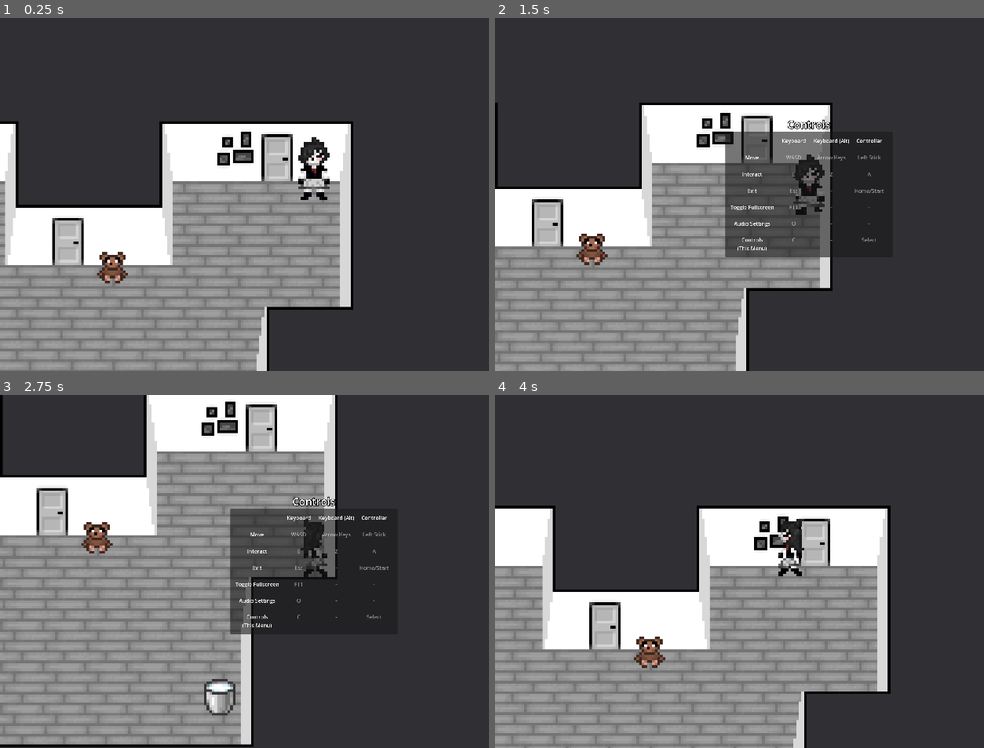
Above: before the commit, frames 1-4 (two rows, left to right).
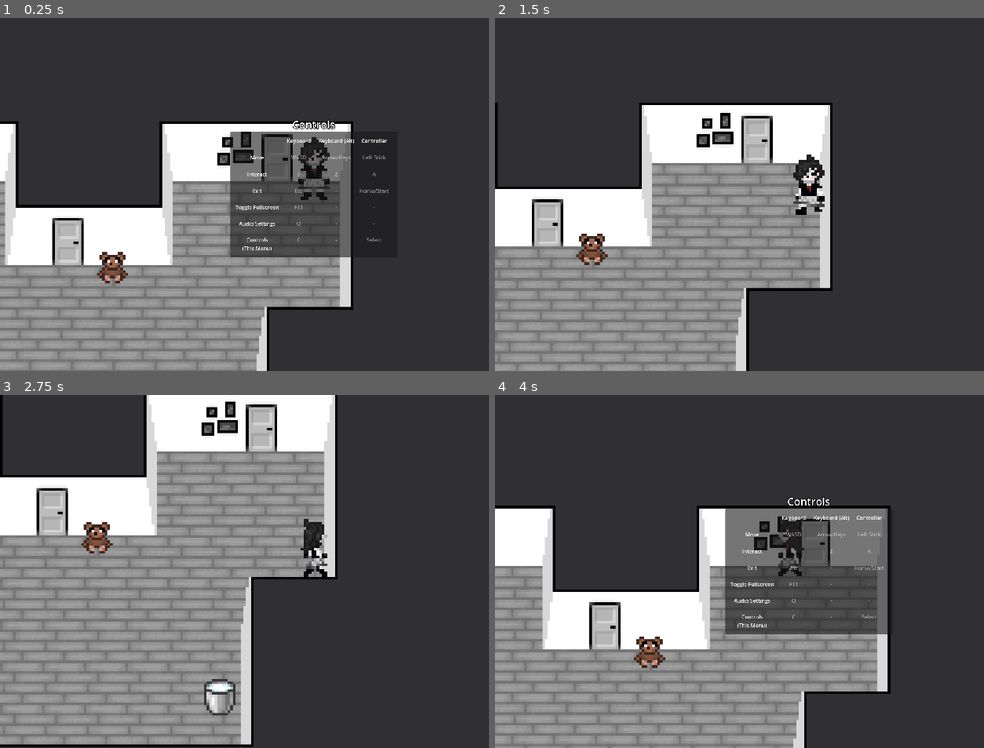
Above: after the commit, the same moments.

Repository: Theooolone/m-game
Game: Godot game, scene res://scenes/main.tscn
Two runs of this game, one before a commit and one after it. Both use one fixed random seed, a clock stepped at 60 frames per second and the inputs below.
Inputs:
- Up to frame 1 (0.25 s): no input
- Up to frame 2 (1.5 s): tap Enter at 0.5 s; hold Right (right) 0.53-1.28 s; tap E (interact) at 0.6 s; tap Space at 1.25 s; hold S (down) from 1.28 s (still down); tap C (show_controls) at 1.35 s
- Up to frame 3 (2.75 s): release S (down) at 2.03 s; hold Right (right) from 2.03 s (still down); tap E (interact) at 2.1 s
- Up to frame 4 (4 s): release Right (right) at 2.78 s; hold W (up) 2.78-3.53 s; tap C (show_controls) at 2.85 s; hold A (left) from 3.53 s (still down); tap E (interact) at 3.6 s

The runs differ from the first frame. In frame 1, 8.1% of the frame differs, in the area x 47-80%, y 28-68%; in frame 2, 7.2%; in frame 3, 4.8%; in frame 4, 11%, in the area x 47-81%, y 28-68%.

Commit message:
Controls menu auto opens only on first launch

Diff:
--- a/scripts/controls.gd
+++ b/scripts/controls.gd
@@ -2,7 +2,8 @@
 
 # Called when the node enters the scene tree for the first time.
 func _ready():
-	pass # Replace with function body.
+	if Global.times_opened == 1:
+		show()
 
 
 # Called every frame. 'delta' is the elapsed time since the previous frame.
